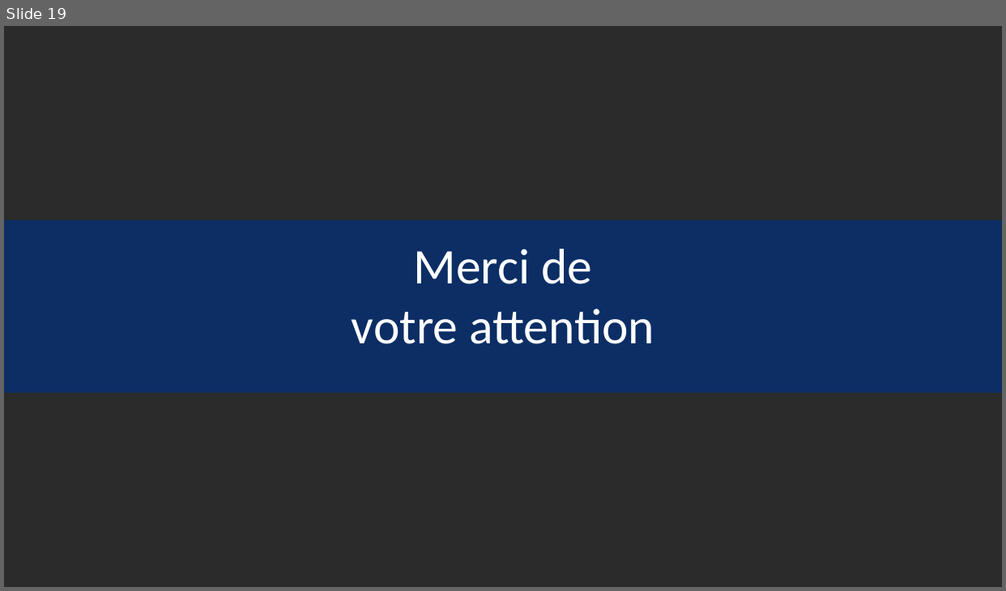
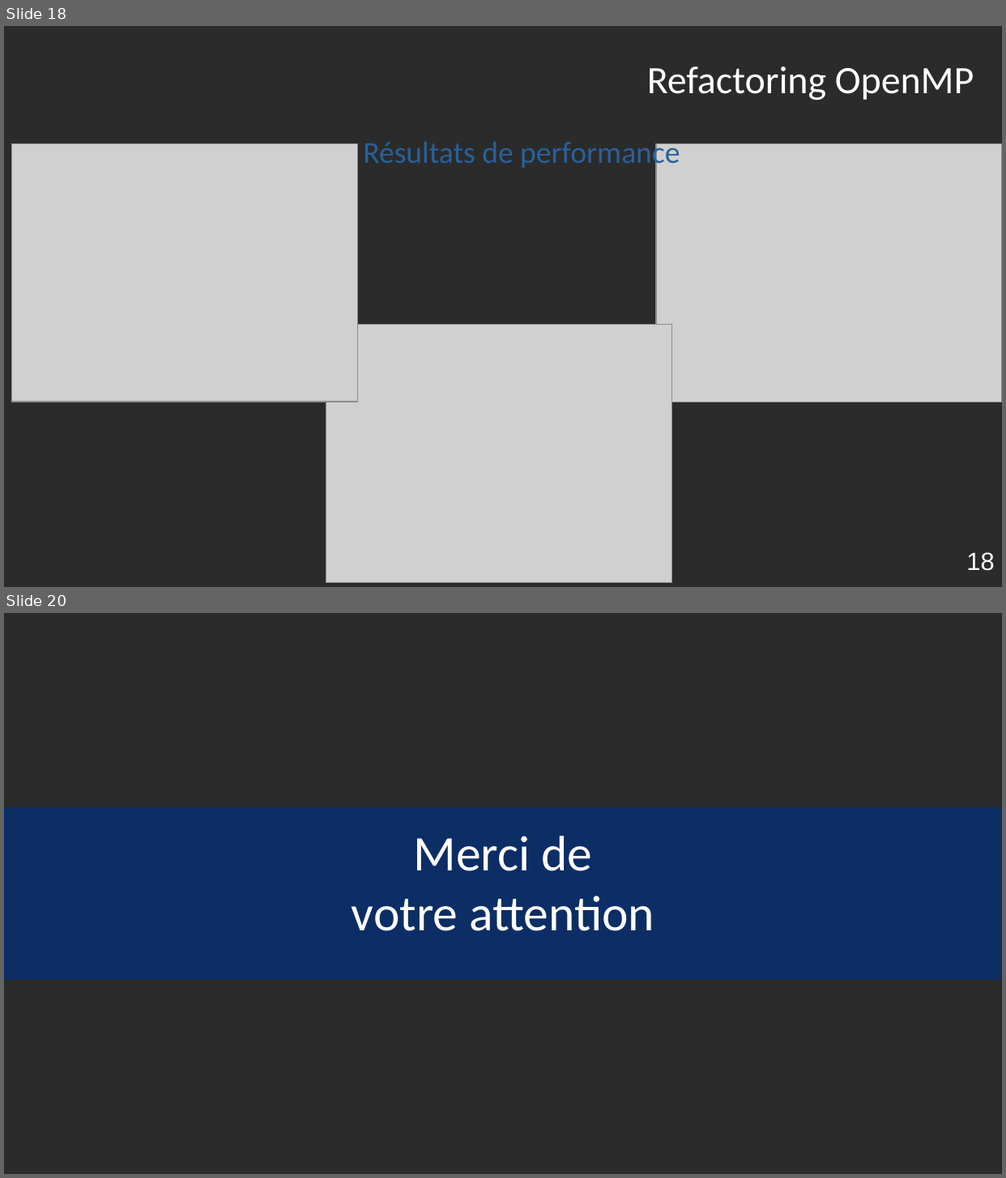
Before and after one commit to Robin-Cazalbou/Stage_M1_Miniapp, a slide deck: Présentation_Orale_stage/Présentation_orale_stage_CAZALBOU_Robin.odp. Shown one above the other, each under a label of ours: slide 19 before the commit, slides 18 and 20 after it; the slides between them are not shown. The pictures are 1006x591 and 1006x1178 pixels, drawn with LibreOffice and Linux fonts; fonts in the diff are those of the drawing; grey boxes stand for pictures; background and template pictures are left out; a plain dark background stands for a picture behind light text. Boxes give left, top, right and bottom in pixels: in the first picture for what was removed or moved away, otherwise in the second. Text is boxed around its words. In the diff, an @@ line names an element or a change of style, - is before the commit and + after.

```diff
--- a/Présentation_Orale_stage/Présentation_orale_stage_CAZALBOU_Robin.odp
+++ b/Présentation_Orale_stage/Présentation_orale_stage_CAZALBOU_Robin.odp
@@ slide 18 added at (4,26,1002,587), background picture (left out) @@
@@ title added at (647,66,974,101), 28 pt, text #FFFFFF @@
+Refactoring OpenMP
@@ picture added at (12,143,357,402) @@
@@ text added at (363,142,680,171), 22 pt, text #2A6099 @@
+Résultats de performance
@@ picture added at (657,143,1002,402) @@
@@ picture added at (326,324,671,582) @@
@@ page number added at (966,552,994,571), 18 pt, text #FFFFFF @@
+18
@@ what was slide 19 is now slide 20 @@
```
Also in this commit, not shown: 7 slides changed, 3 other slides added, 3 slides removed.
